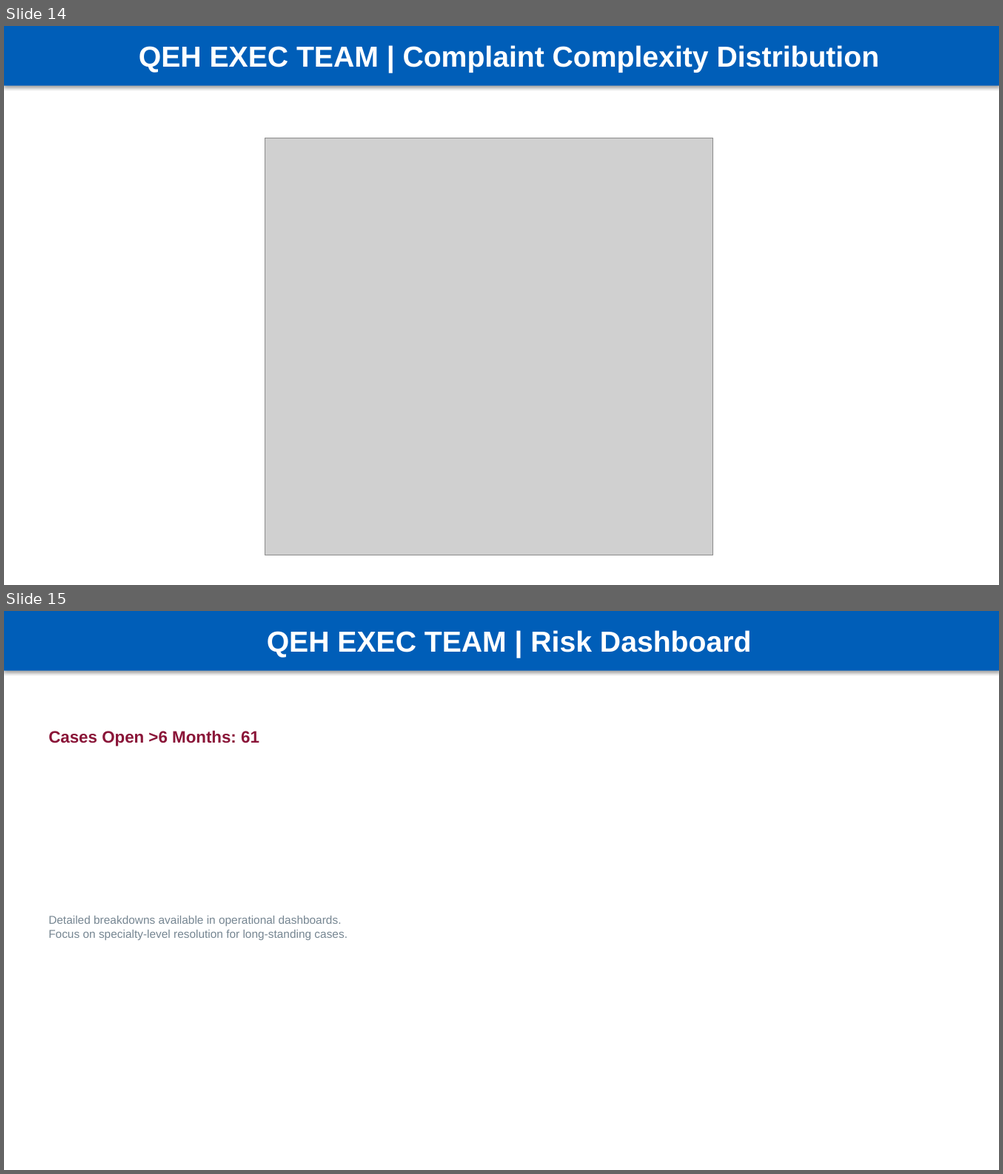
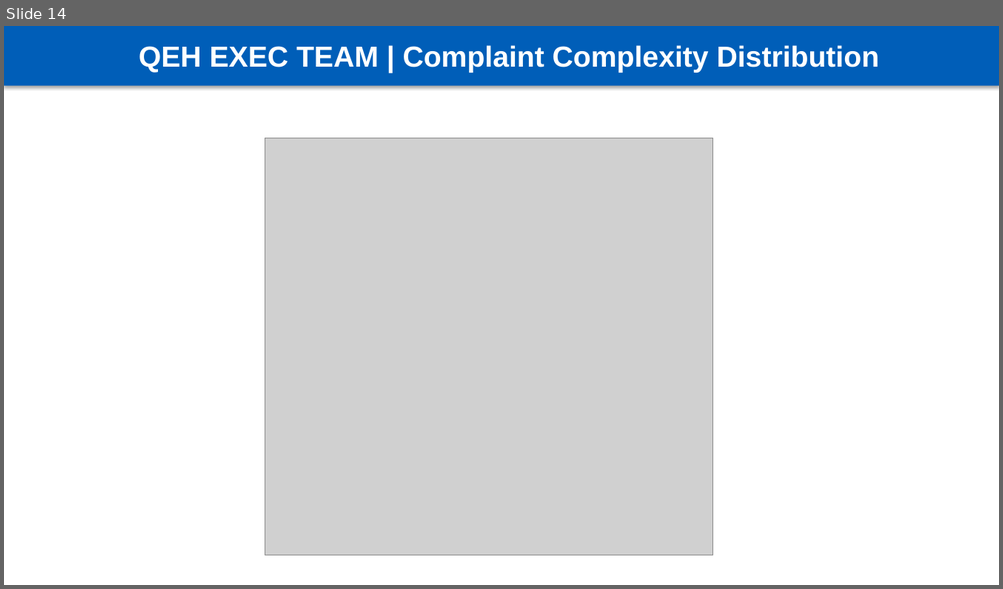
Before and after one commit to Lodd193/HPEG-Reports, a slide deck: outputs/QEH_Exec_Team_Complaints_Sep-2025-Nov-2025.pptx. Shown one above the other, each under a label of ours: slides 14 and 15 before the commit, slide 14 after it. The pictures are 1003x1174 and 1003x589 pixels, drawn with LibreOffice and Linux fonts; fonts in the diff are those of the drawing; grey boxes stand for pictures. Boxes give left, top, right and bottom in pixels: in the first picture for what was removed or moved away, otherwise in the second. Text is boxed around its words. In the diff, an @@ line names an element or a change of style, - is before the commit and + after.

```diff
--- a/outputs/QEH_Exec_Team_Complaints_Sep-2025-Nov-2025.pptx
+++ b/outputs/QEH_Exec_Team_Complaints_Sep-2025-Nov-2025.pptx
@@ slide 15 removed at box(4, 611, 999, 1170), background #FFFFFF @@
@@ rectangle removed at box(4, 611, 999, 671) @@
-QEH EXEC TEAM | Risk Dashboard
@@ text removed at box(48, 730, 259, 746) @@
-Cases Open >6 Months: 61
@@ text removed at box(48, 916, 347, 940) @@
-Detailed breakdowns available in operational dashboards.
-Focus on specialty-level resolution for long-standing cases.
```
Also in this commit, not shown: 4 slides changed, 1 slide added, 5 other files.
